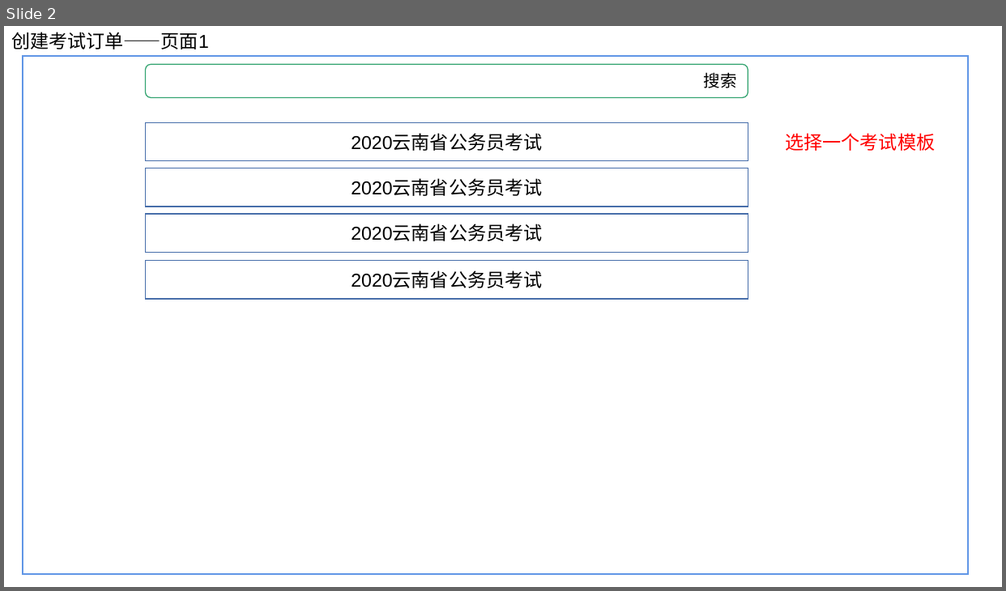
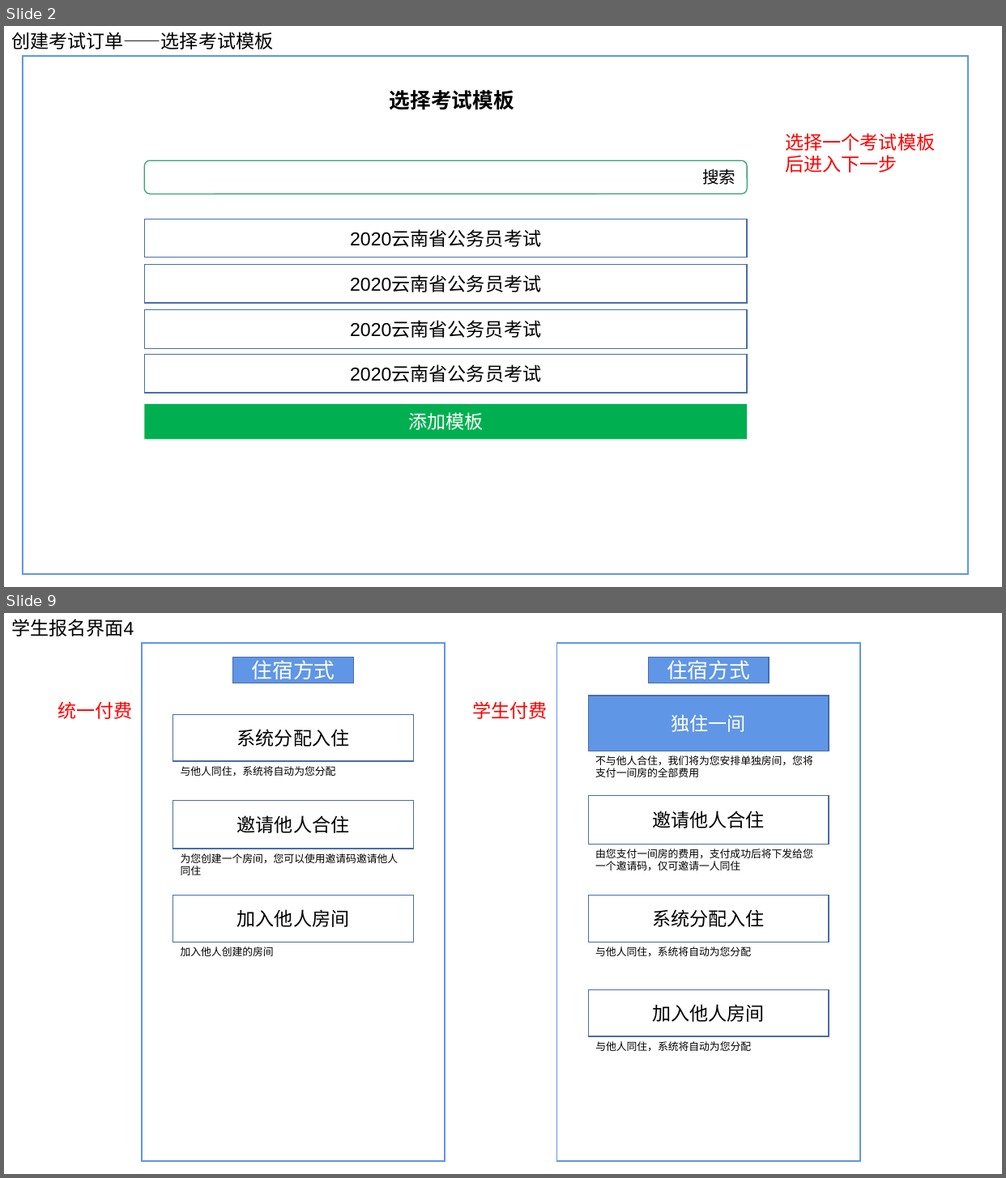
Before and after one commit to ISheenSomeOne/eTeam, a slide deck: eTeam需求界面1.pptx. Shown one above the other, each under a label of ours: slide 2 before the commit, slides 2 and 9 after it; the slides between them are not shown. The pictures are 1006x591 and 1006x1178 pixels, drawn with LibreOffice and Linux fonts; fonts in the diff are those of the drawing. Boxes give left, top, right and bottom in pixels: in the first picture for what was removed or moved away, otherwise in the second. Text is boxed around its words. In the diff, an @@ line names an element or a change of style, - is before the commit and + after.

```diff
--- a/eTeam需求界面1.pptx
+++ b/eTeam需求界面1.pptx
@@ slide 9 added at bbox=[4, 613, 1002, 1174], background #FFFFFF @@
@@ text added at bbox=[11, 619, 134, 636], 18 pt, text #000000 @@
+学生报名界面4
@@ rectangle added at bbox=[142, 643, 445, 1161], outline #6096E6 1.5 pt @@
@@ rectangle added at bbox=[233, 658, 354, 683], fill #6096E6, outline #476FAA 1 pt, 20 pt, text #FFFFFF @@
+住宿方式
@@ rectangle added at bbox=[557, 643, 860, 1161], outline #6096E6 1.5 pt @@
@@ rectangle added at bbox=[649, 658, 769, 683], fill #6096E6, outline #476FAA 1 pt, 20 pt, text #FFFFFF @@
+住宿方式
@@ text added at bbox=[57, 701, 132, 719], 18 pt, text #FF0000 @@
+统一付费
@@ text added at bbox=[472, 701, 547, 719], 18 pt, text #FF0000 @@
+学生付费
@@ rectangle added at bbox=[588, 696, 829, 751], fill #6096E6, outline #476FAA 1 pt, 18 pt, text #FFFFFF @@
+独住一间
@@ rectangle added at bbox=[173, 714, 414, 761], outline #476FAA 1 pt, 18 pt, text #000000 @@
+系统分配入住
@@ text added at bbox=[595, 756, 813, 777], 10 pt, text #000000 @@
+不与他人合住，我们将为您安排单独房间，您将支付一间房的全部费用
@@ text added at bbox=[181, 766, 336, 776], 10 pt, text #000000 @@
+与他人同住，系统将自动为您分配
@@ rectangle added at bbox=[173, 800, 414, 849], outline #476FAA 1 pt, 18 pt, text #000000 @@
+邀请他人合住
@@ rectangle added at bbox=[588, 796, 829, 845], outline #476FAA 1 pt, 18 pt, text #000000 @@
+邀请他人合住
@@ text added at bbox=[181, 854, 398, 875], 10 pt, text #000000 @@
+为您创建一个房间，您可以使用邀请码邀请他人同住
@@ text added at bbox=[595, 849, 813, 871], 10 pt, text #000000 @@
+由您支付一间房的费用，支付成功后将下发给您一个邀请码，仅可邀请一人同住
@@ rectangle added at bbox=[173, 895, 414, 943], outline #476FAA 1 pt, 18 pt, text #000000 @@
+加入他人房间
@@ rectangle added at bbox=[588, 895, 829, 943], outline #476FAA 1 pt, 18 pt, text #000000 @@
+系统分配入住
@@ text added at bbox=[181, 947, 274, 956], 10 pt, text #000000 @@
+加入他人创建的房间
@@ text added at bbox=[595, 947, 751, 956], 10 pt, text #000000 @@
+与他人同住，系统将自动为您分配
@@ rectangle added at bbox=[589, 990, 829, 1037], outline #476FAA 1 pt, 18 pt, text #000000 @@
+加入他人房间
@@ text added at bbox=[595, 1041, 751, 1051], 10 pt, text #000000 @@
+与他人同住，系统将自动为您分配
@@ slide 2 changed as well @@
@@ text at bbox=[11, 32, 273, 49]: text changed @@
-创建考试订单——页面1
+创建考试订单——选择考试模板
@@ text added at bbox=[390, 90, 514, 110], 20 pt, text #000000, bold @@
+选择考试模板
@@ text at bbox=[785, 133, 935, 173]: text changed @@
-选择一个考试模板
+选择一个考试模板后进入下一步
@@ 3 rectangles, 1 text, 1 rounded rectangle: place and size @@
-3 rectangles, 1 text, 1 rounded rectangle at bbox=[146, 64, 748, 252]
+3 rectangles, 1 text, 1 rounded rectangle at bbox=[145, 160, 748, 348]
@@ rectangle "2020云南省公务员考试": place and size @@
-rectangle "2020云南省公务员考试" at bbox=[146, 260, 748, 298]
+rectangle "2020云南省公务员考试" at bbox=[145, 355, 748, 393]
@@ rectangle added at bbox=[145, 404, 748, 439], fill #00B050, 18 pt, text #FFFFFF @@
+添加模板
```
Also in this commit, not shown: 1 other slide changed, 7 other slides added, 1 slide removed, 1 other file.
